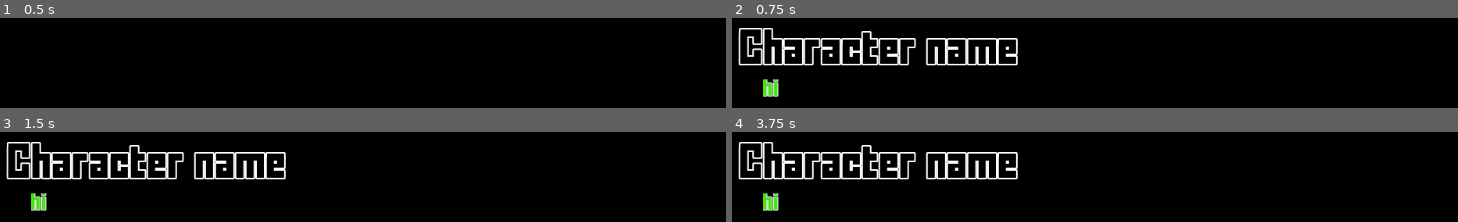
Above: before the commit, frames 1-4 (two rows, left to right).
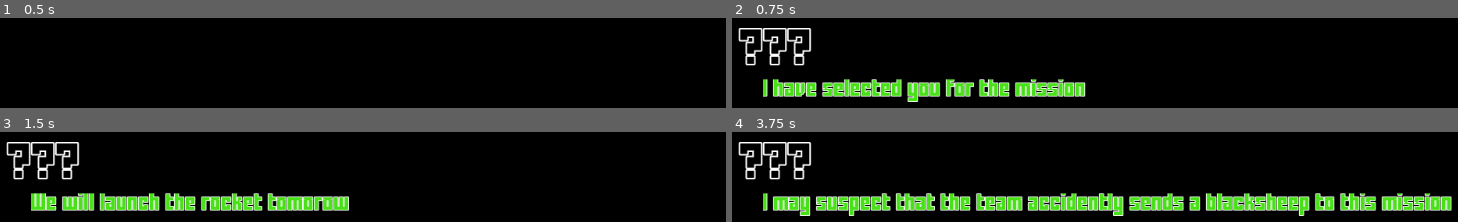
Above: after the commit, the same moments.

Repository: harshetmaruff/Avoid-It-Destroy
Game: Godot game, scene res://mainmenu.tscn
Same seed, same stepped clock (60 frames per second), same inputs: the game is played once before the commit and once after it.
Inputs (mouse positions are in pixels of both pictures, inside the frame that each line leads up to):
- Up to frame 1 (0.5 s): no input
- Up to frame 2 (0.75 s): click (outside the picture) at 0.5 s
- Up to frame 3 (1.5 s): tap Enter (ui_accept) at 1.25, 1.35 s
- Up to frame 4 (3.75 s): tap Enter (ui_accept) at 1.52, 1.82, 2.1, 2.27, 2.57, 2.85, 3.5, 3.6 s

Frame 1 is identical in both runs. In frame 2, 13% of the frame differs, in the area x 0-49%, y 11-94%; in frame 3, 13%; in frame 4, 21%, in the area x 0-100%, y 11-94%.

Commit message:
edit scene for dialog system

Diff:
--- a/Scripts/Scene2.gd
+++ b/Scripts/Scene2.gd
@@ -6,7 +6,8 @@
 # var b = "text"
 var dialogposition = Vector2(1024/2, 460)
 export (PackedScene) var dialogbar
-
+var dialognumber = 0
+var jsjsj
 
 
 # Called when the node enters the scene tree for the first time.
@@ -15,8 +16,9 @@
 	var dialogbars = dialogbar.instance()
 	dialogbars.set_position(dialogposition)
 	add_child(dialogbars)
-	var jsjsj = get_json_as_text("Dialogs/OpeningScene2.json")
-	print(jsjsj)
+	jsjsj = get_json_as_text("Dialogs/OpeningScene2.json")
+	get_tree().call_group("DialogSystem", "displaydialog", jsjsj, dialognumber)
+	set_process(true)
 
 func get_json_as_text(filename):
 	var file = File.new()
@@ -24,8 +26,10 @@
 	var text = file.get_as_text()
 	var data = parse_json(text)
 	file.close()
-	print(text)
 	return data
 # Called every frame. 'delta' is the elapsed time since the previous frame.
-#func _process(delta):
-#	pass
+func _process(delta):
+	if Input.is_action_just_pressed("ui_accept"):
+		if not dialognumber == len(jsjsj) - 1:
+			dialognumber += 1
+			get_tree().call_group("DialogSystem", "displaydialog", jsjsj, dialognumber)
